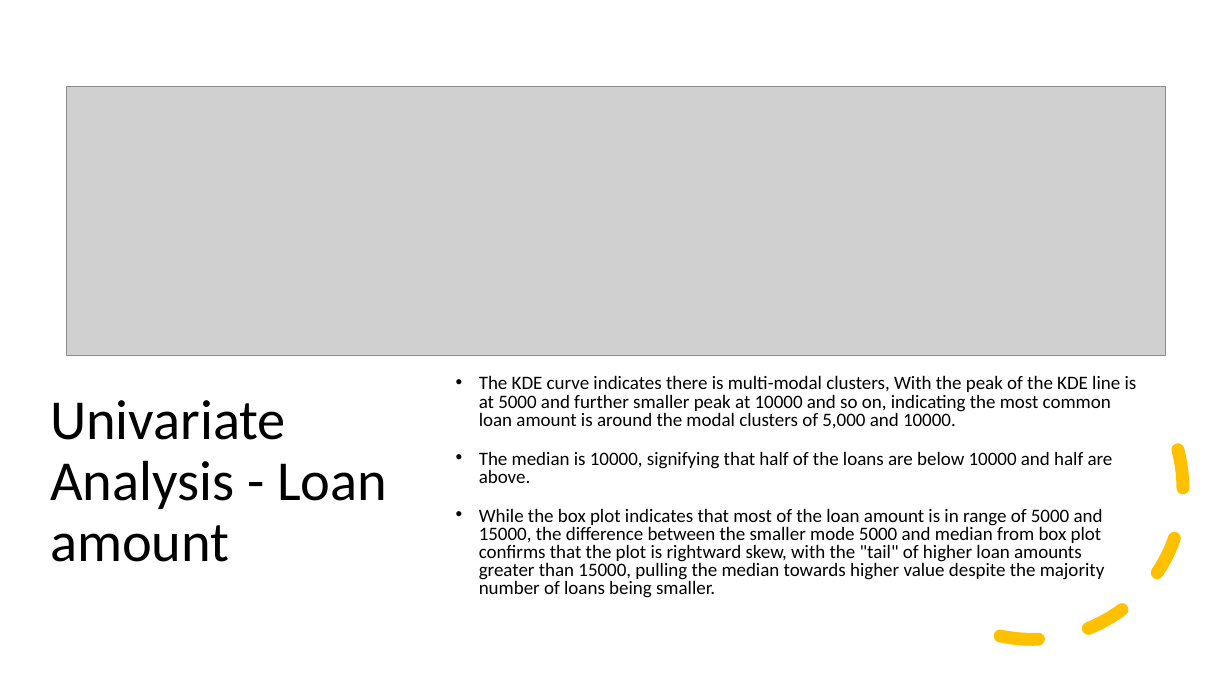
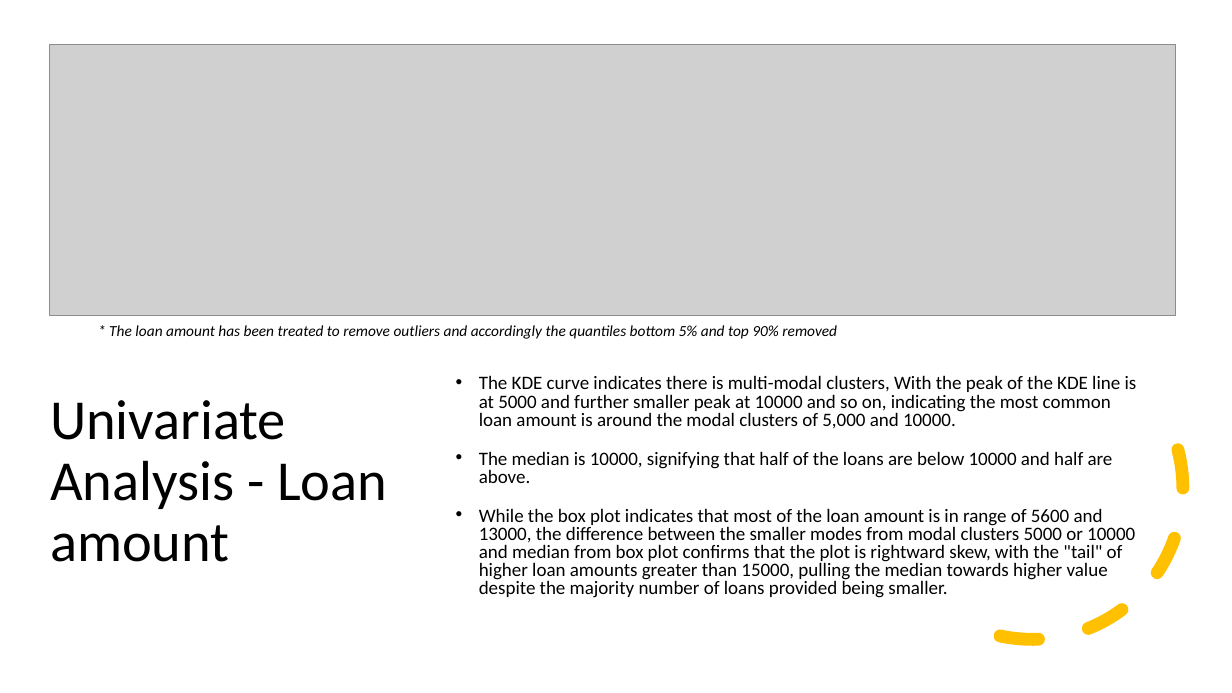
Before and after one commit to prachigoliwadekar/LendingClubCaseStudy, a slide deck: slide 9 of LendingClubCaseStudy.pptx. Drawn at 1232x693 pixels with LibreOffice and Linux fonts; fonts in the diff are those of the drawing; grey boxes stand for pictures. Boxes give left, top, right and bottom in pixels: in the first picture for what was removed or moved away, otherwise in the second. Text is boxed around its words. In the diff, an @@ line names an element or a change of style, - is before the commit and + after.

```diff
--- a/LendingClubCaseStudy.pptx
+++ b/LendingClubCaseStudy.pptx
@@ picture: place and size @@
-picture at <box>67,86,1165,355</box>
+picture at <box>49,44,1176,315</box>
@@ text added at <box>109,325,837,339</box>, 12 pt, text #000000, italic @@
+* The loan amount has been treated to remove outliers and accordingly the quantiles bottom 5% and top 90% removed
@@ text at <box>479,508,1135,598</box>: text changed @@
-• While the box plot indicates that most of the loan amount is in range of 5000 and 15000, the difference between the smaller mode 5000 and median from box plot confirms that the plot is rightward skew, with the "tail" of higher loan amounts greater than 15000, pulling the median towards higher value despite the majority number of loans being smaller.
+• While the box plot indicates that most of the loan amount is in range of 5600 and 13000, the difference between the smaller modes from modal clusters 5000 or 10000 and median from box plot confirms that the plot is rightward skew, with the "tail" of higher loan amounts greater than 15000, pulling the median towards higher value despite the majority number of loans provided being smaller.
```
Also in this commit, not shown: 7 other slides changed, 16 slides added, 4 slides removed, 2 other files.
